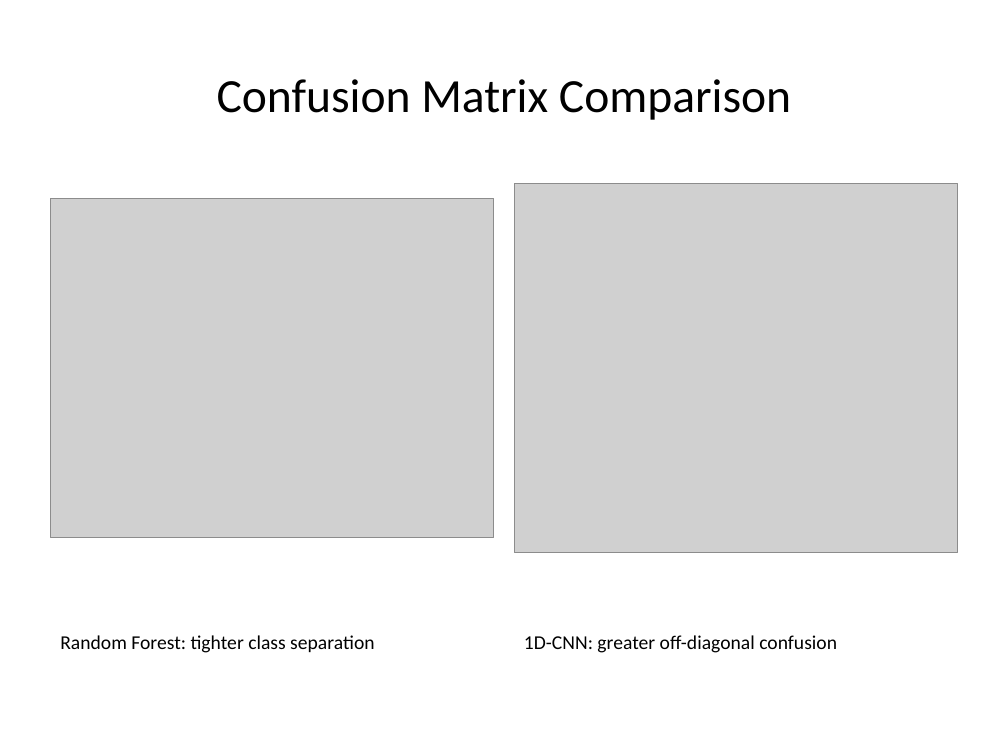
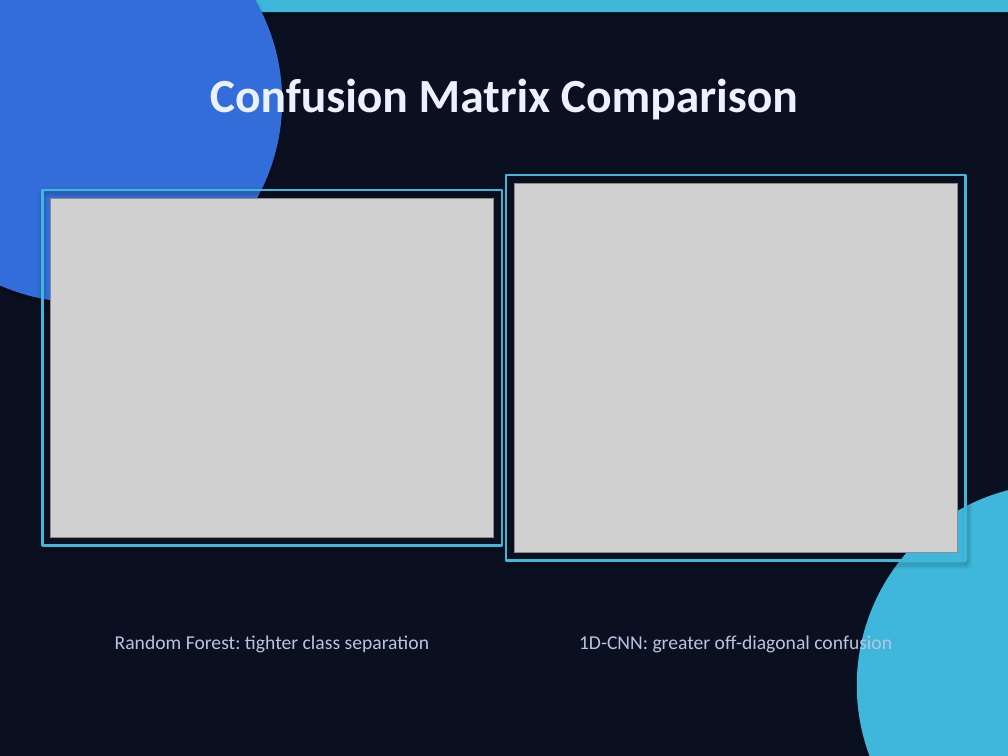
Before and after one commit to Naem-Haq/CTG, a slide deck: slide 7 of docs/ctg_benchmark_presentation.pptx. Drawn at 1008x756 pixels with LibreOffice and Linux fonts; fonts in the diff are those of the drawing; grey boxes stand for pictures. Boxes give left, top, right and bottom in pixels: in the first picture for what was removed or moved away, otherwise in the second. Text is boxed around its words. In the diff, an @@ line names an element or a change of style, - is before the commit and + after.

Commit message:
docs(slides): apply visual theme and frame alignment fixes

```diff
--- a/docs/ctg_benchmark_presentation.pptx
+++ b/docs/ctg_benchmark_presentation.pptx
@@ background #FFFFFF to #0B1020 @@
@@ rectangle added at box(0, 0, 1008, 12), fill #3EB7DB @@
@@ ellipse added at box(0, 0, 282, 302), fill #336DD9 @@
@@ title "Confusion Matrix Comparison" at box(210, 72, 798, 124): text colour #000000 to #ECF1FF, bold on @@
@@ rectangle added at box(506, 175, 966, 561), outline #3EB7DB 1.8 pt @@
@@ rectangle added at box(42, 191, 502, 546), outline #3EB7DB 1.8 pt @@
@@ ellipse added at box(857, 484, 1008, 756), fill #3EB7DB @@
@@ text "Random Forest: tighter class separation" at box(115, 635, 429, 653): text colour #000000 to #B9C4E2; alignment left to centre @@
@@ text "1D-CNN: greater off-diagonal confusion" at box(579, 633, 892, 655): text colour #000000 to #B9C4E2; alignment left to centre @@
```
Also in this commit, not shown: 9 other slides changed, 1 other file.
